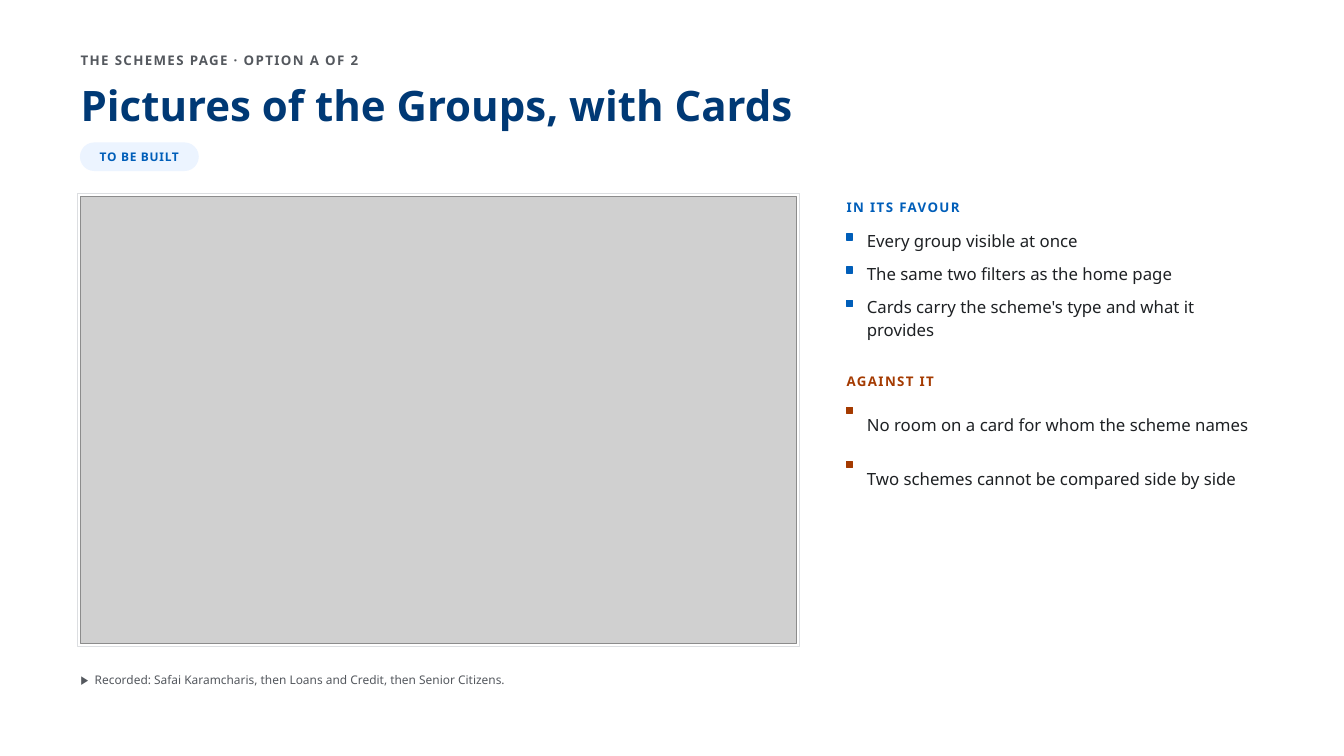
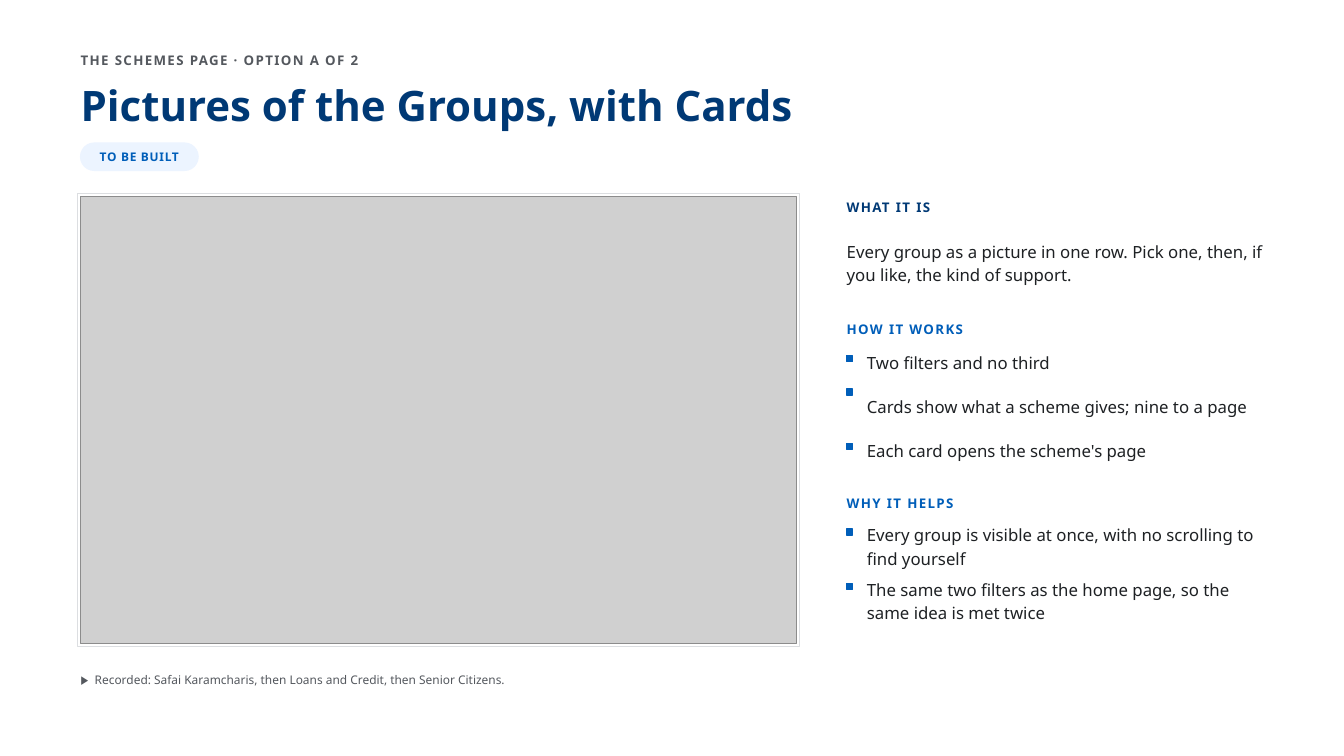
Before and after one commit to AkashShivanand/mosje, a slide deck: slide 8 of docs/plans/MoSJE-Service-Discovery-Options.pptx. Drawn at 1344x756 pixels with LibreOffice and Linux fonts; fonts in the diff are those of the drawing; grey boxes stand for pictures. Boxes give left, top, right and bottom in pixels: in the first picture for what was removed or moved away, otherwise in the second. Text is boxed around its words. In the diff, an @@ line names an element or a change of style, - is before the commit and + after.

Commit message:
feat(service-discovery): the deck in plain words, the earlier Schemes layouts, and a data-sources report
The option pages lose their verdicts, as the review asked: each says what
the option is, how it works and why it helps, in words a school-leaver can
read. The Two Questions answer shows both choices, three schemes with a
View details link each and no apply button, and one link to the Schemes
page filtered to the same answers. One Tap opens with a band for the one
portal or helpline the Department runs for the chosen group, where it has
one, with a link only where the site answered when checked. The scheme
type comes off every card and row: every scheme here is centrally backed.

The two Schemes-page options return to the layouts from before the review
with the review's asks applied — two filters, no counts, greyed filters,
paged results — reading every field from the master, with the row of
faces on one grid and a fixed label height so it aligns.

docs/research/service-discovery-data-sources.md is generated from the
master: every group, kind of support, portal, link and scheme with its
source, the link checks of 9 September, and what is still unverified.
Both before/after pages now carry their pictures inside the file. The
renderer draws a video's poster frame so the PDF shows every screen.

```diff
--- a/docs/plans/MoSJE-Service-Discovery-Options.pptx
+++ b/docs/plans/MoSJE-Service-Discovery-Options.pptx
@@ text at (x1=847, y1=197, x2=1263, y2=219): text changed; text colour #005EB9 to #003975 @@
-IN ITS FAVOUR
+WHAT IT IS
@@ text removed at (x1=867, y1=234, x2=1078, y2=251) @@
-Every group visible at once
@@ text added at (x1=847, y1=245, x2=1262, y2=285), 12 pt, text #1E2124 @@
+Every group as a picture in one row. Pick one, then, if you like, the kind of support.
@@ text at (x1=847, y1=324, x2=883, y2=334): text changed; text colour #A43A00 to #005EB9 @@
-AGAINST IT
+HOW IT WORKS
@@ rectangle moved from (x1=847, y1=267, x2=853, y2=273) to (x1=847, y1=356, x2=853, y2=362) @@
@@ text at (x1=867, y1=356, x2=1050, y2=369): text changed @@
-The same two filters as the home page
+Two filters and no third
@@ rectangle moved from (x1=847, y1=300, x2=853, y2=307) to (x1=847, y1=389, x2=853, y2=395) @@
@@ text at (x1=867, y1=400, x2=1247, y2=417): text changed @@
-Cards carry the scheme's type and what it provides
+Cards show what a scheme gives; nine to a page
@@ rectangle at (x1=847, y1=444, x2=853, y2=450): fill #A43A00 to #005EB9; outline #A43A00 1 pt to #005EB9 1 pt @@
@@ rectangle moved from (x1=847, y1=407, x2=853, y2=413) to (x1=847, y1=444, x2=853, y2=450) @@
@@ text added at (x1=867, y1=444, x2=1147, y2=461), 12 pt, text #1E2124 @@
+Each card opens the scheme's page
@@ text at (x1=847, y1=498, x2=953, y2=508): text changed; size 12 to 9.5 pt; text colour #1E2124 to #005EB9; bold on @@
-No room on a card for whom the scheme names
+WHY IT HELPS
@@ rectangle moved from (x1=847, y1=462, x2=853, y2=468) to (x1=847, y1=529, x2=853, y2=535) @@
@@ rectangle at (x1=847, y1=529, x2=853, y2=535): fill #A43A00 to #005EB9; outline #A43A00 1 pt to #005EB9 1 pt @@
@@ text at (x1=867, y1=528, x2=1253, y2=569): text changed @@
-Two schemes cannot be compared side by side
+Every group is visible at once, with no scrolling to find yourself
@@ rectangle moved from (x1=847, y1=234, x2=853, y2=240) to (x1=847, y1=584, x2=853, y2=590) @@
@@ text added at (x1=867, y1=583, x2=1229, y2=619), 12 pt, text #1E2124 @@
+The same two filters as the home page, so the same idea is met twice
```
Also in this commit, not shown: 11 other slides changed, 59 other files.
